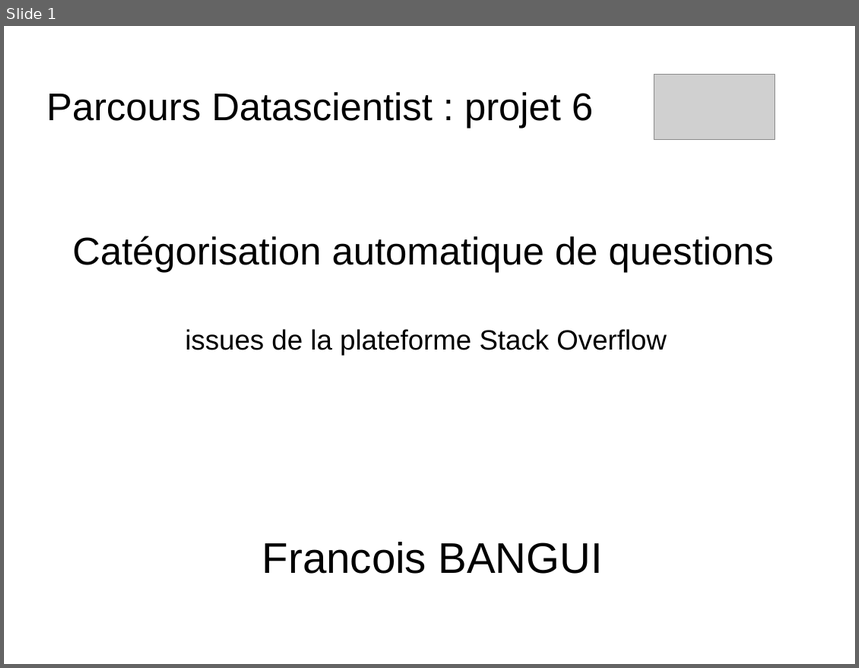
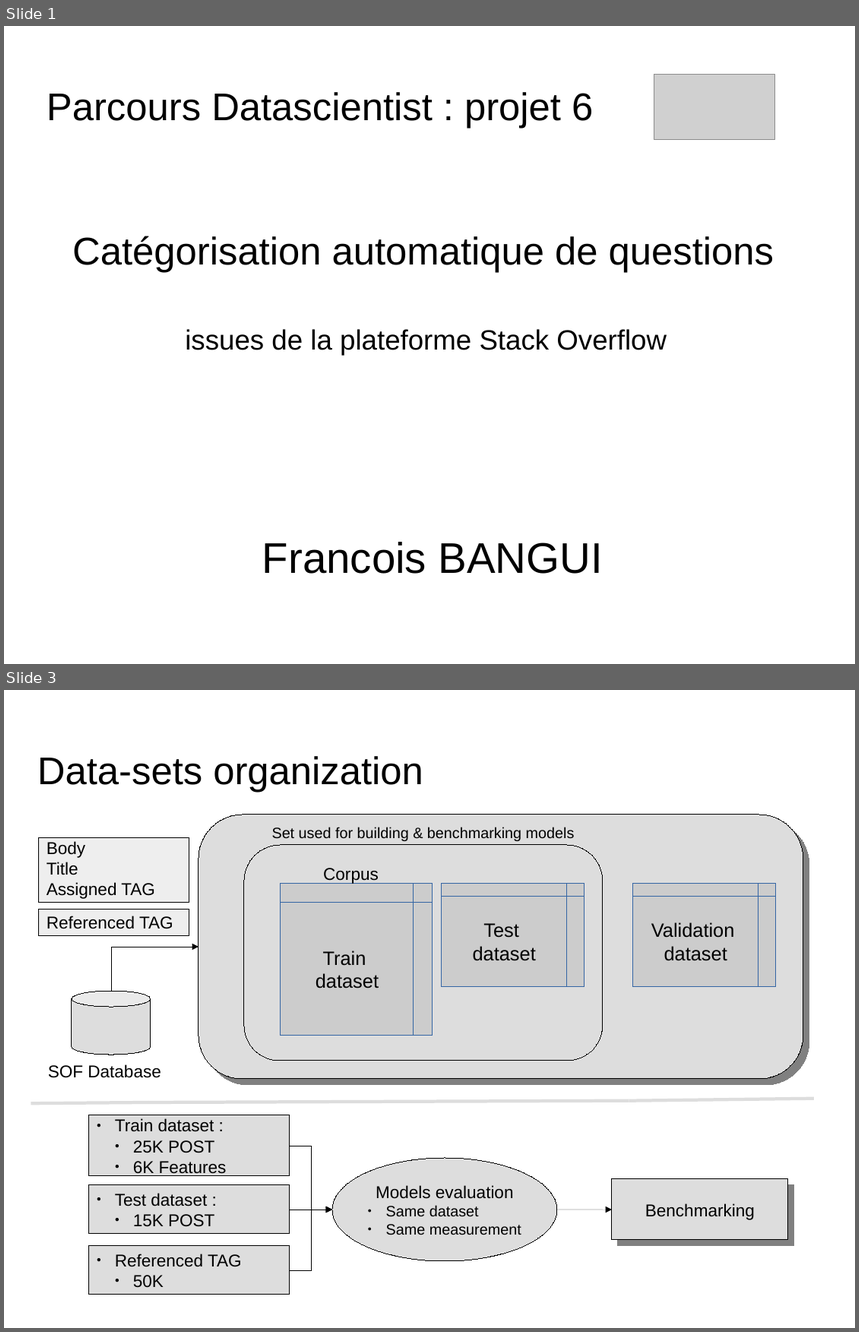
Before and after one commit to dataforcast/OC_Datascientist, a slide deck: P6/report/Openclassrooms_ParcoursDatascientist_P6-V1.odp. Shown one above the other, each under a label of ours: slide 1 before the commit, slides 1 and 3 after it; the slides between them are not shown. The pictures are 859x668 and 859x1332 pixels, drawn with LibreOffice and Linux fonts; fonts in the diff are those of the drawing; grey boxes stand for pictures; background and template pictures are left out. Boxes give left, top, right and bottom in pixels: in the first picture for what was removed or moved away, otherwise in the second. Text is boxed around its words. In the diff, an @@ line names an element or a change of style, - is before the commit and + after.

```diff
--- a/P6/report/Openclassrooms_ParcoursDatascientist_P6-V1.odp
+++ b/P6/report/Openclassrooms_ParcoursDatascientist_P6-V1.odp
@@ slide 3 added at <box>4,690,855,1328</box>, background picture (left out) @@
@@ title added at <box>37,756,424,792</box>, 36 pt, text #000000 @@
+Data-sets organization
@@ rounded rectangle added at <box>199,815,804,1079</box>, fill #DDDDDD, outline #000000 0 pt @@
@@ rectangle added at <box>39,838,189,904</box>, fill #EEEEEE, outline #000000 0 pt, 16 pt, text #000000 @@
+Body
+Title
+Assigned TAG
@@ rounded rectangle added at <box>244,845,604,1062</box>, fill #DDDDDD, outline #000000 0 pt @@
@@ text added at <box>272,827,575,841</box>, 14 pt, text #000000 @@
+Set used for building & benchmarking models
@@ text added at <box>323,868,379,884</box>, 16 pt, text #000000 @@
+Corpus
@@ flow chart internal storage added at <box>281,884,433,1036</box>, fill #CCCCCC, outline #3465A4 0 pt, 18 pt, text #000000 @@
+Train
+dataset
@@ flow chart internal storage added at <box>442,883,585,986</box>, fill #CCCCCC, outline #3465A4 0 pt, 18 pt, text #000000 @@
+Test
+dataset
@@ flow chart internal storage added at <box>633,883,776,986</box>, fill #CCCCCC, outline #3465A4 0 pt, 18 pt, text #000000 @@
+Validation
+dataset
@@ rectangle added at <box>39,910,189,936</box>, fill #EEEEEE, outline #000000 0 pt, 16 pt, text #000000 @@
+Referenced TAG
@@ elbow arrow added from (111, 991) to (199, 947), #000000 0 pt @@
@@ cylinder added at <box>72,991,151,1056</box>, fill #DDDDDD, outline #000000 0 pt @@
@@ text added at <box>48,1065,161,1078</box>, 16 pt, text #000000 @@
+SOF Database
@@ line added from (629, 1101) to (814, 1099), #DDDDDD 3 pt @@
@@ line added from (31, 1104) to (149, 1103), #DDDDDD 3 pt @@
@@ rectangle added at <box>89,1116,290,1176</box>, fill #DDDDDD, outline #000000 0 pt, 16 pt, text #000000 @@
+● Train dataset :
+  ● 25K POST
+  ● 6K Features
@@ line added from (149, 1103) to (629, 1101), #DDDDDD 3 pt @@
@@ elbow arrow added from (290, 1147) to (332, 1210), #000000 0 pt @@
@@ ellipse added at <box>332,1158,557,1262</box>, fill #DDDDDD, outline #000000 0 pt, 14 pt, text #000000 @@
+Models evaluation
+● Same dataset
+● Same measurement
@@ rectangle added at <box>89,1186,290,1235</box>, fill #DDDDDD, outline #000000 0 pt, 16 pt, text #000000 @@
+● Test dataset :
+  ● 15K POST
@@ rectangle added at <box>612,1179,788,1241</box>, fill #DDDDDD, outline #000000 0 pt, 16 pt, text #000000 @@
+Benchmarking
@@ elbow arrow added from (290, 1210) to (332, 1210), #000000 0 pt @@
@@ elbow arrow added from (290, 1271) to (332, 1210), #000000 0 pt @@
@@ arrow added from (558, 1210) to (612, 1210), #000000 0 pt @@
@@ rectangle added at <box>89,1246,290,1295</box>, fill #DDDDDD, outline #000000 0 pt, 16 pt, text #000000 @@
+● Referenced TAG
+  ● 50K
```
Also in this commit, not shown: 19 slides changed, 7 other slides added, 3 slides removed, 9 other files.
